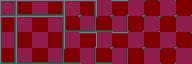
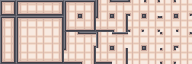
The second 192x64 image is a revision of the first. Changes to its layers:
added layer "Outline 3 copy" above "Outline 3" over (x1=2, y1=0, x2=192, y2=64)
added layer "Outline 3" above "Outline 2" over (x1=2, y1=0, x2=192, y2=64)
moved "Layer 1" above "Background", painted on it over (x1=2, y1=0, x2=192, y2=64)
